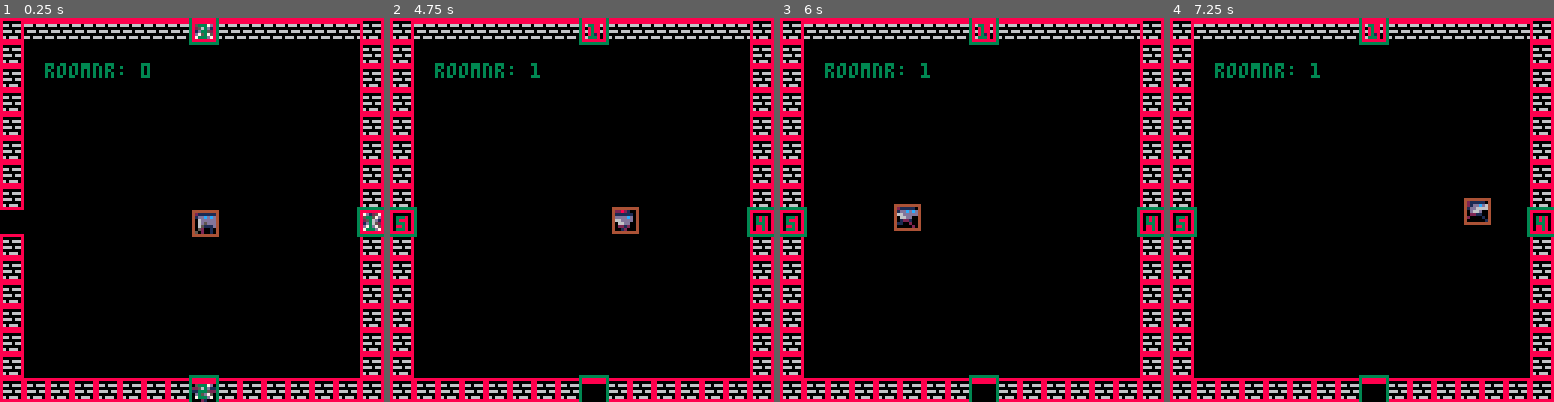
Above: before the commit, frames 1-4 (left to right).
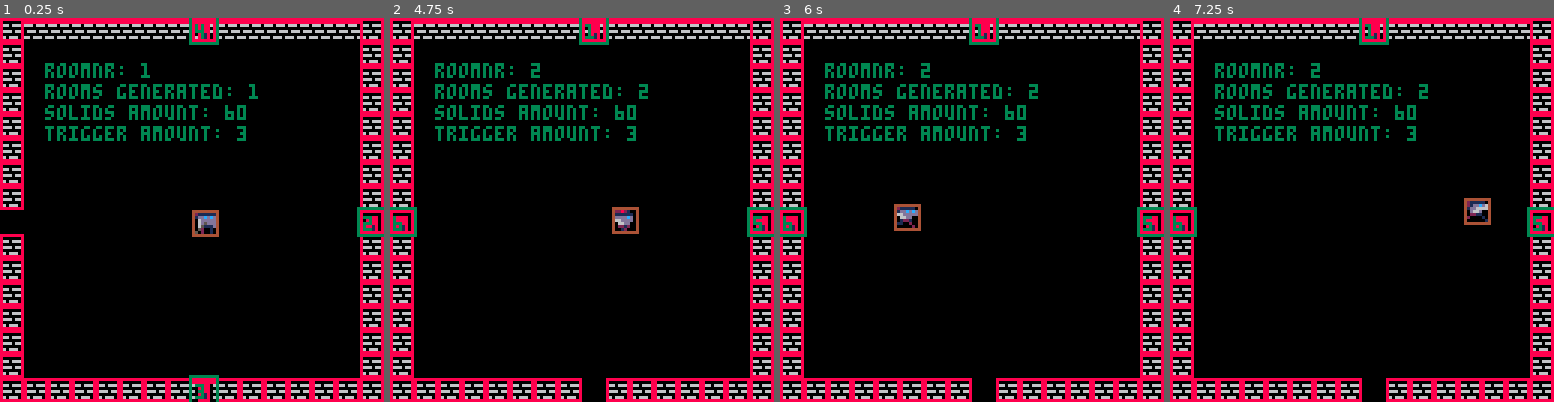
Above: after the commit, the same moments.

Repository: bttrs/toyboxjam2019
Game: PICO-8 cartridge game.p8
Same seed, same stepped clock (60 frames per second), same inputs: the game is played once before the commit and once after it.
Inputs:
- Up to frame 1 (0.25 s): no input
- Up to frame 2 (4.75 s): hold Right 1.6-2.1 s; hold Up 2.15-2.42 s; hold Right 2.47-3.03 s; hold Left 3.08-3.58 s; hold Down 3.63-3.97 s; hold Right 4.02-4.68 s; hold Up from 4.73 s (still down)
- Up to frame 3 (6 s): release Up at 5.03 s; hold Left 5.08-5.68 s; hold Down from 5.73 s (still down)
- Up to frame 4 (7.25 s): release Down at 6.03 s; hold Right 6.08-6.58 s; hold Right 6.63-7.13 s; hold Up from 7.18 s (still down)

The runs differ from the first frame. In frame 1, 3.3% of the frame differs, in the area x 11-100%, y 1-100%; in frame 2, 3.2%; in frame 3, 3.2%; in frame 4, 3.2%.

Commit message:
minor fixes and debugs statements

Diff:
--- a/game.p8
+++ b/game.p8
@@ -68,10 +68,11 @@
 	--rooms_init()
 	char.init()
 	game_manager.rooms = {}
-	game_manager.current_room = 0
-	game_manager.room_id_seq = 0
-	game_manager.rooms[0] = generate_room(default_room)
-	load_room(game_manager.rooms[0])
+	game_manager.current_room = 1
+	game_manager.room_id_seq = 1
+	room = generate_room(default_room)
+	game_manager.rooms[1] = room
+	load_room(room)
 end
 
 function game_manager.update()
@@ -86,18 +87,29 @@
 	if debug then
 		foreach(solids, debug_draw_solids)
 		foreach(trigger, debug_draw_trigger)
+
+		--count generated rooms
+		room_cnt = 0
+		for k,v in pairs(game_manager.rooms) do
+			room_cnt+=1
+		end
 		print("roomnr: "..game_manager.current_room, 15, 15)
+		print("rooms generated: "..room_cnt, 15,22)
+		print("solids amount: "..#solids, 15,29)
+		print("trigger amount: "..#trigger, 15,36)
 	end
 end
 
 function game_manager.door_triggered(door)
+	solids = {}
+	trigger = {}
+
 	id = door.next_room_id
 	printh("triggered room: "..id..", current room: "..game_manager.current_room)
-	printh("room_id_seq: "..game_manager.room_id_seq)
 	if game_manager.rooms[id] == nil then
 		--  generate_room(room_set, door_enter_pos, door_enter_id)
 		-- TODO: get door position and reverse it
-		game_manager.rooms[id] = generate_room(default_room, utils.dir_d, id)
+		game_manager.rooms[id] = generate_room(default_room, utils.dir_d, game_manager.current_room)
 	end
 	game_manager.current_room = id
 	load_room(game_manager.rooms[id])
@@ -307,6 +319,17 @@
 	end
 	return t
 end
+
+function printh_door(d)
+--{x=x, y=y, w=w, h=h, dir=dir, spritenr=sprite_nr, trigger_type=trigger_type.door,triggerbox={x=-1,y=-1,w=10,h=10}, next_room_id=room_id}
+	printh("### DOOR START ###")
+	printh("x: "..d.x..", y: "..d.y..", w: "..d.w..", h: "..d.h)
+	printh("spritenr: "..d.spritenr)
+	printh("trigger_type: "..d.trigger_type)
+	printh("next_room_id: "..d.next_room_id)
+	printh("triggerbox: {x="..d.triggerbox.x..", y="..d.triggerbox.y..", w="..d.triggerbox.w..", h="..d.triggerbox.h.."}")
+	printh("### DOOR END ###")
+end
 -->8
 -- room tab
 default_room={
@@ -342,7 +365,7 @@
 		doors = get_doors(door_amount, room_set.door[1], {pos=door_enter_pos, door=get_door(door_enter_pos, door_enter_id, room_set.door[1])})
 	else
 		printh("room generation: inital room")
-		doors = get_doors(door_amount)
+		doors = get_doors(door_amount, room_set.door[1])
 	end
 
 	printh("room generation: doors created")
@@ -403,9 +426,14 @@
 function draw_room(room)
 	foreach(room.walls, draw_tile)
 	foreach(room.doors, function(d)
+		if d.spritenr == nil then
+			printh("this door has no sprite: next_room_id "..d.next_room_id)
+			printh_door(d)
+			stop("this door has no sprite: next_room_id "..d.next_room_id, 10, 10)
+		end
 		draw_tile(d)
 		if debug then
-			print(d.next_room_id, d.x+2, d.y+2, 3)
+			print(d.next_room_id, d.x+1, d.y+2, 3)
 		end
 	end)
 end
@@ -415,6 +443,10 @@
 end
 
 function get_door(pos, room_id, sprite_nr)
+	if sprite_nr == nil then
+		printh("FATAL door spritenr can't be nil")
+		stop("door spritenr can't be nil")
+	end
 	x=0
 	y=0
 	w=8
@@ -441,6 +473,10 @@
 -- existing door: {utils.dir_l: {door}}
 function get_doors(door_amount, sprite_nr, existing_door)
 	-- don't mind this function. It's fucked up. I'm just tired rn.
+	if sprite_nr == nil then
+		printh("sprite_nr cannot be nil")
+		stop("sprite_nr cannot be nil")
+	end
 
 	printh("door amount for this room: "..door_amount)
 	positions={}
